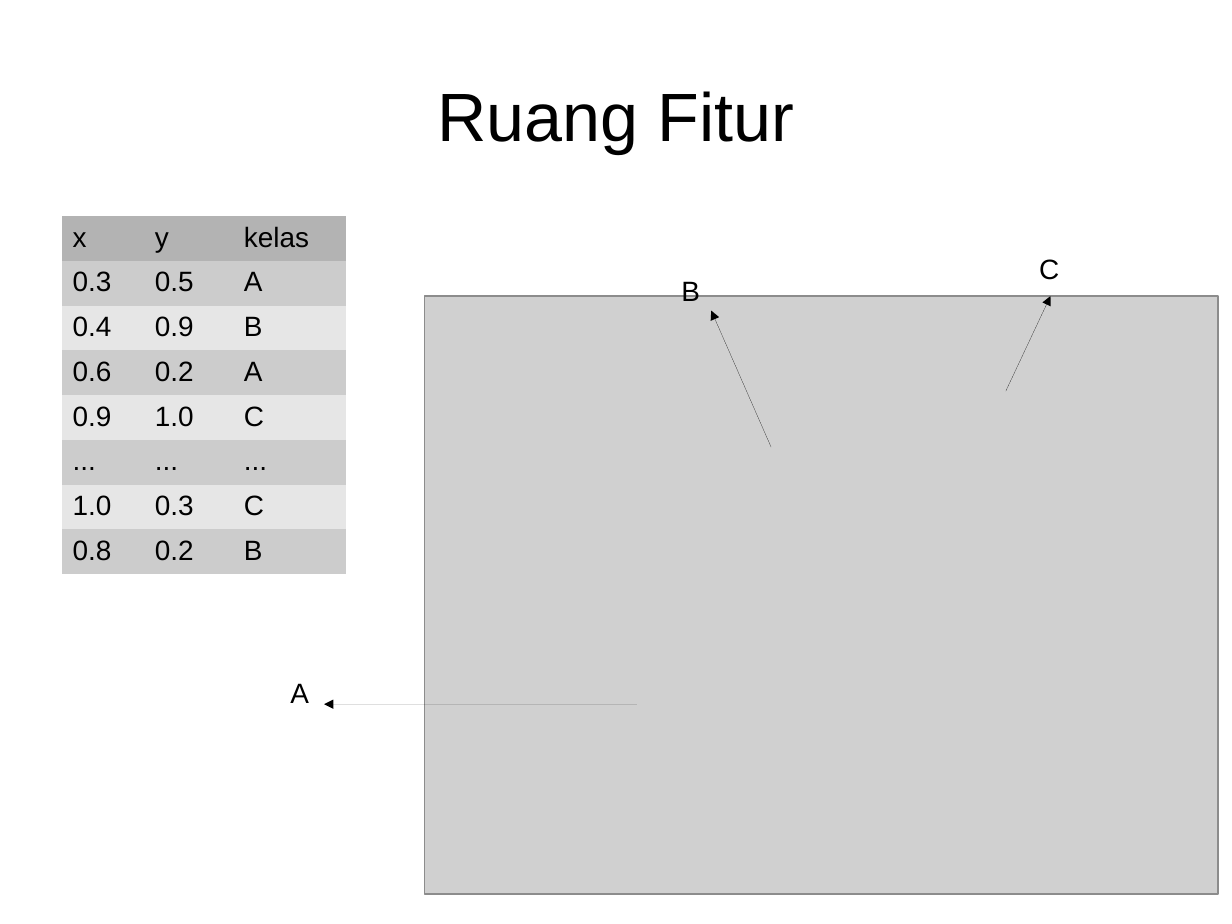
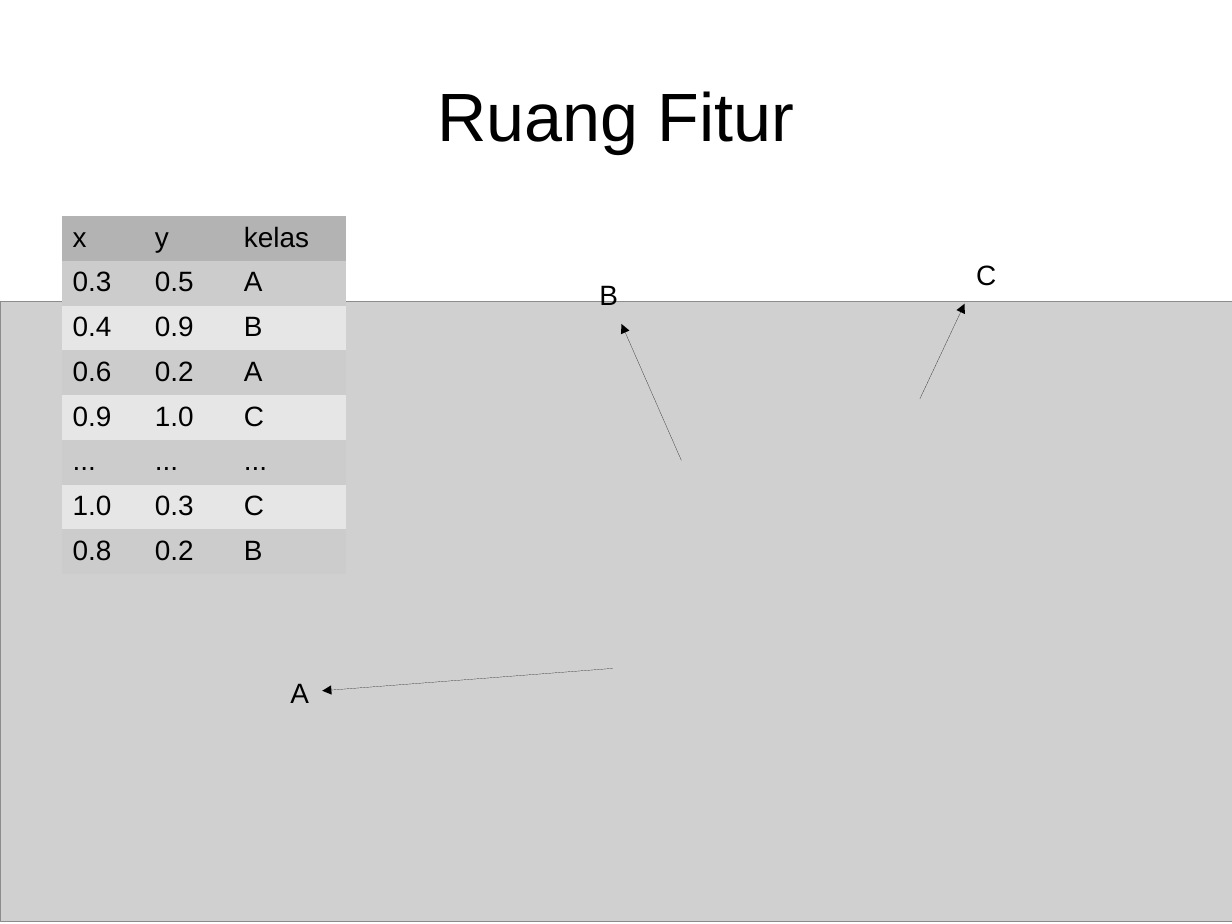
Before and after one commit to goFrendiAsgard/feature-extractor, a slide deck: slide 2 of report/pra-thesis.odp. Drawn at 1232x924 pixels with LibreOffice and Linux fonts; fonts in the diff are those of the drawing; grey boxes stand for pictures. Boxes give left, top, right and bottom in pixels: in the first picture for what was removed or moved away, otherwise in the second. Text is boxed around its words. In the diff, an @@ line names an element or a change of style, - is before the commit and + after.

```diff
--- a/report/pra-thesis.odp
+++ b/report/pra-thesis.odp
@@ text "C": place and size @@
-text "C" at (1039, 259, 1059, 280)
+text "C" at (976, 265, 996, 286)
@@ text "B": place and size @@
-text "B" at (681, 279, 700, 301)
+text "B" at (599, 283, 618, 305)
@@ picture: place and size @@
-picture at (425, 296, 1219, 894)
+picture at (0, 302, 1232, 921)
@@ arrow moved from (771, 447) - (711, 311) to (682, 461) - (622, 324) @@
@@ arrow moved from (1006, 391) - (1051, 296) to (920, 399) - (965, 304) @@
@@ arrow moved from (637, 704) - (324, 704) to (613, 669) - (322, 691) @@
```
Also in this commit, not shown: 1 other slide changed, 1 other file.
